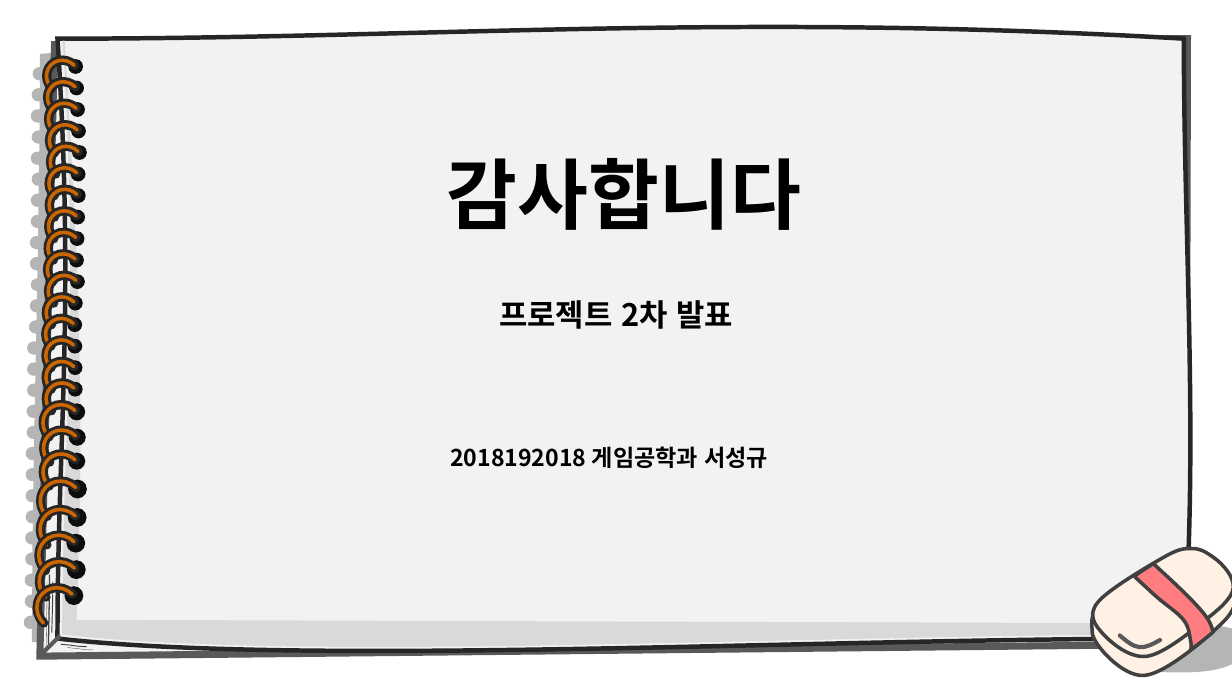
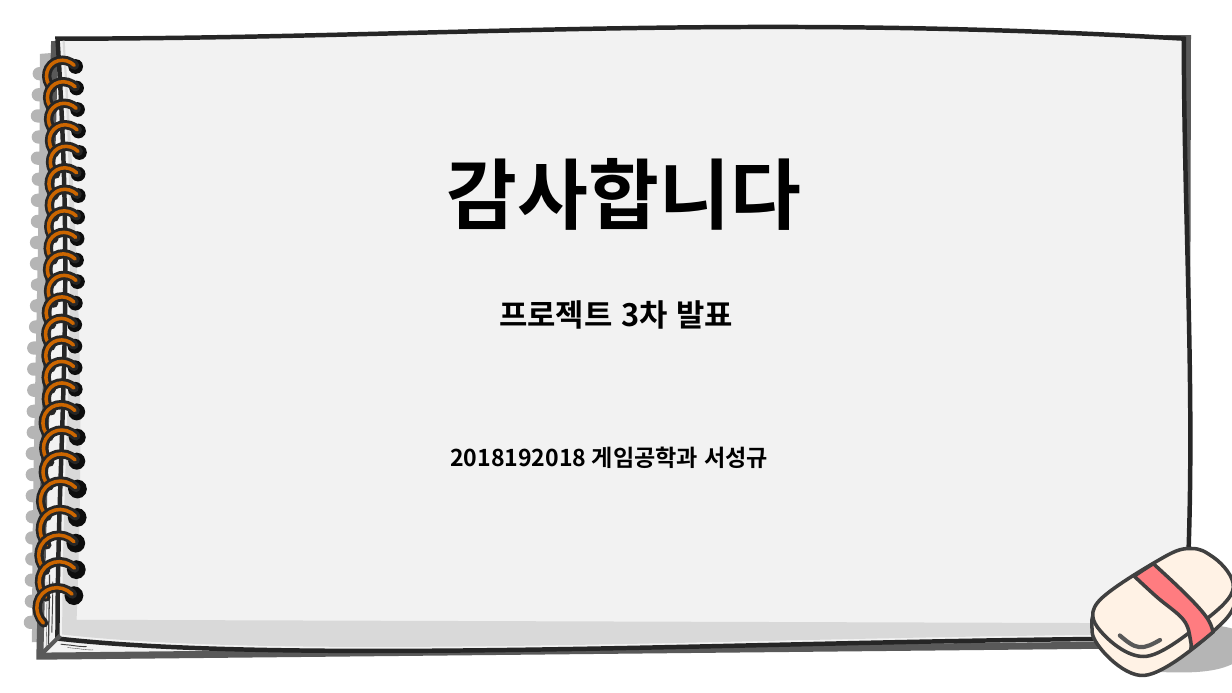
Before and after one commit to seoseonggyu/2DGP_project, a slide deck: slide 4 of project/third presentation/2D 게임 프로그래밍 3차 발표.pptx. Drawn at 1232x693 pixels with LibreOffice and Linux fonts; fonts in the diff are those of the drawing. Boxes give left, top, right and bottom in pixels: in the first picture for what was removed or moved away, otherwise in the second. Text is boxed around its words. In the diff, an @@ line names an element or a change of style, - is before the commit and + after.

```diff
--- a/project/third presentation/2D 게임 프로그래밍 3차 발표.pptx
+++ b/project/third presentation/2D 게임 프로그래밍 3차 발표.pptx
@@ subtitle at <box>499,300,733,329</box>: text changed @@
-프로젝트 2차 발표
+프로젝트 3차 발표
```
Also in this commit, not shown: 2 other slides changed.
